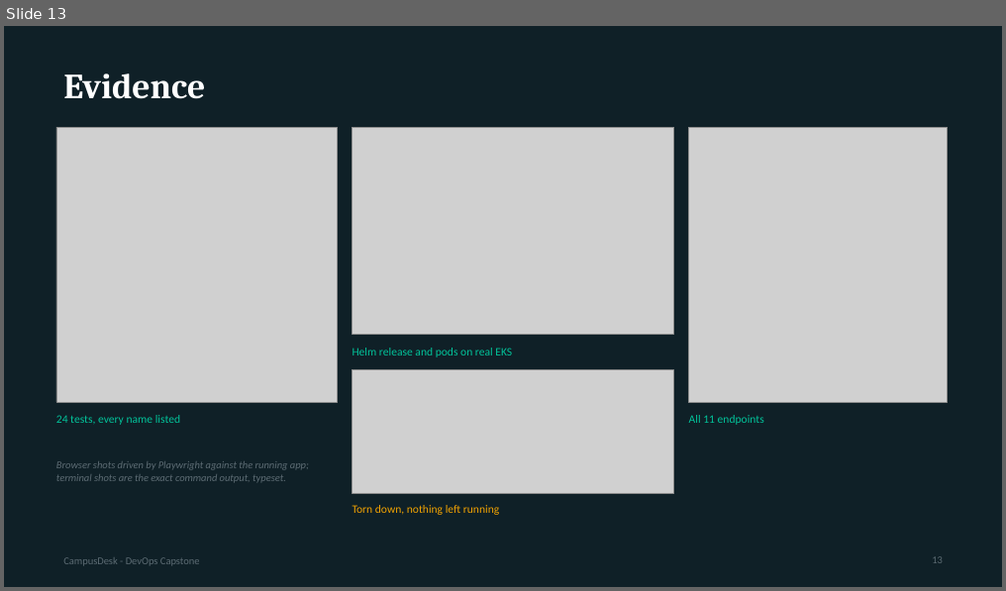
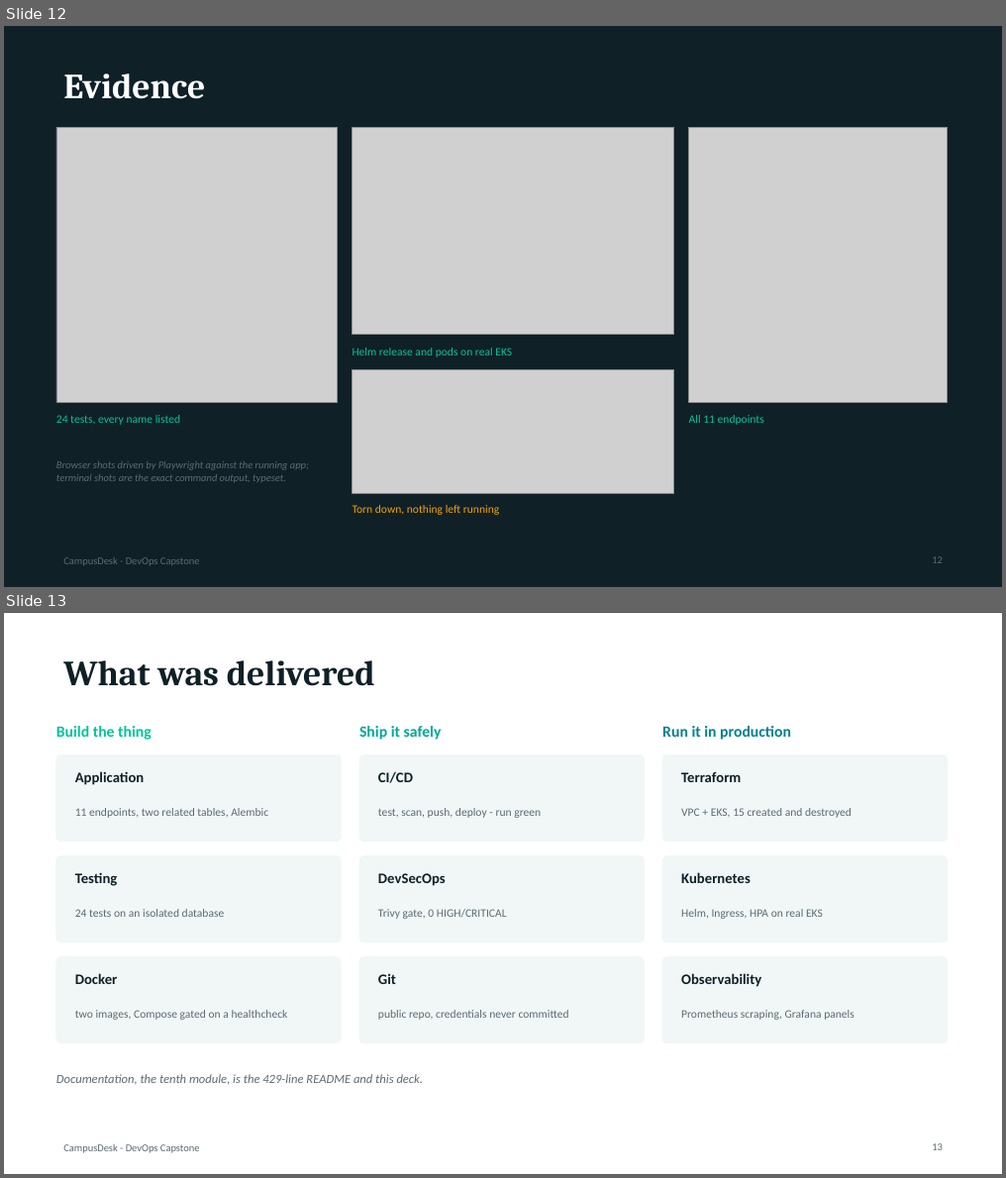
Before and after one commit to lakshay776/DevOpsAssignment, a slide deck: session21-devops-capstone-final/CampusDesk-Capstone.pptx. Shown one above the other, each under a label of ours: slide 13 before the commit, slides 12 and 13 after it. The pictures are 1006x591 and 1006x1178 pixels, drawn with LibreOffice and Linux fonts; fonts in the diff are those of the drawing; grey boxes stand for pictures. Boxes give left, top, right and bottom in pixels: in the first picture for what was removed or moved away, otherwise in the second. Text is boxed around its words. In the diff, an @@ line names an element or a change of style, - is before the commit and + after.

```diff
--- a/session21-devops-capstone-final/CampusDesk-Capstone.pptx
+++ b/session21-devops-capstone-final/CampusDesk-Capstone.pptx
@@ slide 13 added at (4,613,1002,1174), background #FFFFFF; not listed: 1 template element that a slide beside it also shows @@
@@ title added at (63,661,375,686), 34 pt, text #0F2027, bold @@
+What was delivered
@@ text added at (56,726,152,740), 15 pt, text #02C39A, bold @@
+Build the thing
@@ text added at (359,726,442,740), 15 pt, text #00A896, bold @@
+Ship it safely
@@ text added at (662,726,791,740), 15 pt, text #028090, bold @@
+Run it in production
@@ rounded rectangle added at (56,756,341,842), fill #F1F7F7, outline #F1F7F7 1 pt @@
@@ rounded rectangle added at (359,756,645,842), fill #F1F7F7, outline #F1F7F7 1 pt @@
@@ rounded rectangle added at (662,756,947,842), fill #F1F7F7, outline #F1F7F7 1 pt @@
@@ text added at (75,771,145,785), 14 pt, text #0F2027, bold @@
+Application
@@ text added at (378,771,413,783), 14 pt, text #0F2027, bold @@
+CI/CD
@@ text added at (681,771,741,782), 14 pt, text #0F2027, bold @@
+Terraform
@@ text added at (75,808,268,818), 11 pt, text #5C6B73 @@
+11 endpoints, two related tables, Alembic
@@ text added at (378,808,541,818), 11 pt, text #5C6B73 @@
+test, scan, push, deploy - run green
@@ text added at (681,808,851,818), 11 pt, text #5C6B73 @@
+VPC + EKS, 15 created and destroyed
@@ rounded rectangle added at (56,857,341,943), fill #F1F7F7, outline #F1F7F7 1 pt @@
@@ text added at (75,872,118,886), 14 pt, text #0F2027, bold @@
+Testing
@@ rounded rectangle added at (359,857,645,943), fill #F1F7F7, outline #F1F7F7 1 pt @@
@@ text added at (378,873,446,886), 14 pt, text #0F2027, bold @@
+DevSecOps
@@ rounded rectangle added at (662,857,947,943), fill #F1F7F7, outline #F1F7F7 1 pt @@
@@ text added at (681,872,750,883), 14 pt, text #0F2027, bold @@
+Kubernetes
@@ text added at (75,909,225,917), 11 pt, text #5C6B73 @@
+24 tests on an isolated database
@@ text added at (378,909,507,919), 11 pt, text #5C6B73 @@
+Trivy gate, 0 HIGH/CRITICAL
@@ text added at (681,909,823,919), 11 pt, text #5C6B73 @@
+Helm, Ingress, HPA on real EKS
@@ rounded rectangle added at (56,958,341,1044), fill #F1F7F7, outline #F1F7F7 1 pt @@
@@ rounded rectangle added at (359,958,645,1044), fill #F1F7F7, outline #F1F7F7 1 pt @@
@@ rounded rectangle added at (662,958,947,1044), fill #F1F7F7, outline #F1F7F7 1 pt @@
@@ text added at (75,973,118,984), 14 pt, text #0F2027, bold @@
+Docker
@@ text added at (378,974,396,984), 14 pt, text #0F2027, bold @@
+Git
@@ text added at (681,973,761,987), 14 pt, text #0F2027, bold @@
+Observability
@@ text added at (75,1010,288,1020), 11 pt, text #5C6B73 @@
+two images, Compose gated on a healthcheck
@@ text added at (378,1010,569,1020), 11 pt, text #5C6B73 @@
+public repo, credentials never committed
@@ text added at (681,1010,854,1020), 11 pt, text #5C6B73 @@
+Prometheus scraping, Grafana panels
@@ text added at (56,1074,424,1085), 12 pt, text #5C6B73, italic @@
+Documentation, the tenth module, is the 429-line README and this deck.
@@ page number added at (932,1144,943,1151), 10 pt, text #5C6B73 @@
+13
@@ what was slide 13 is now slide 12 @@
```
Also in this commit, not shown: 2 slides changed, 1 other slide added, 3 slides removed.
